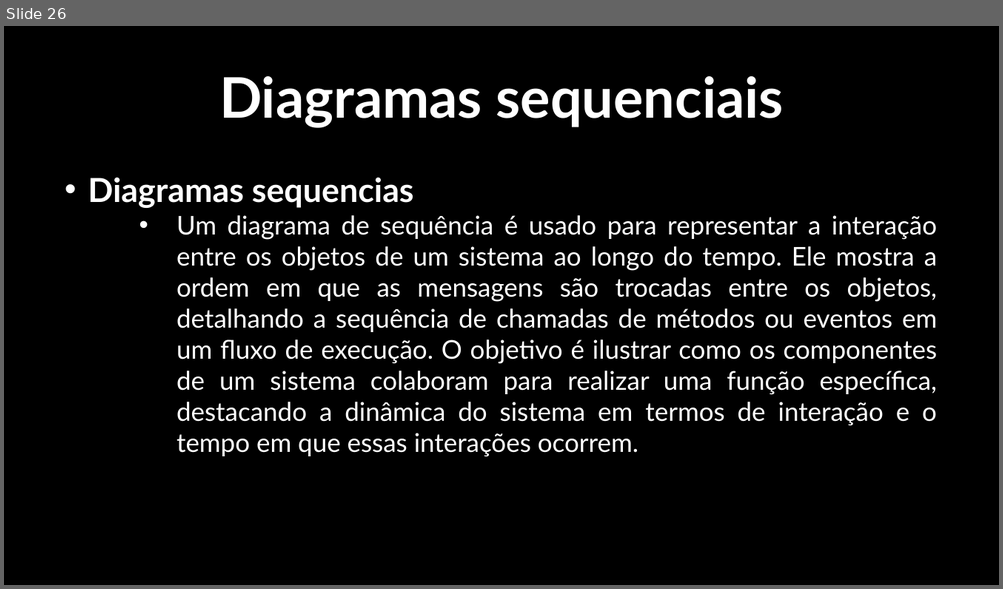
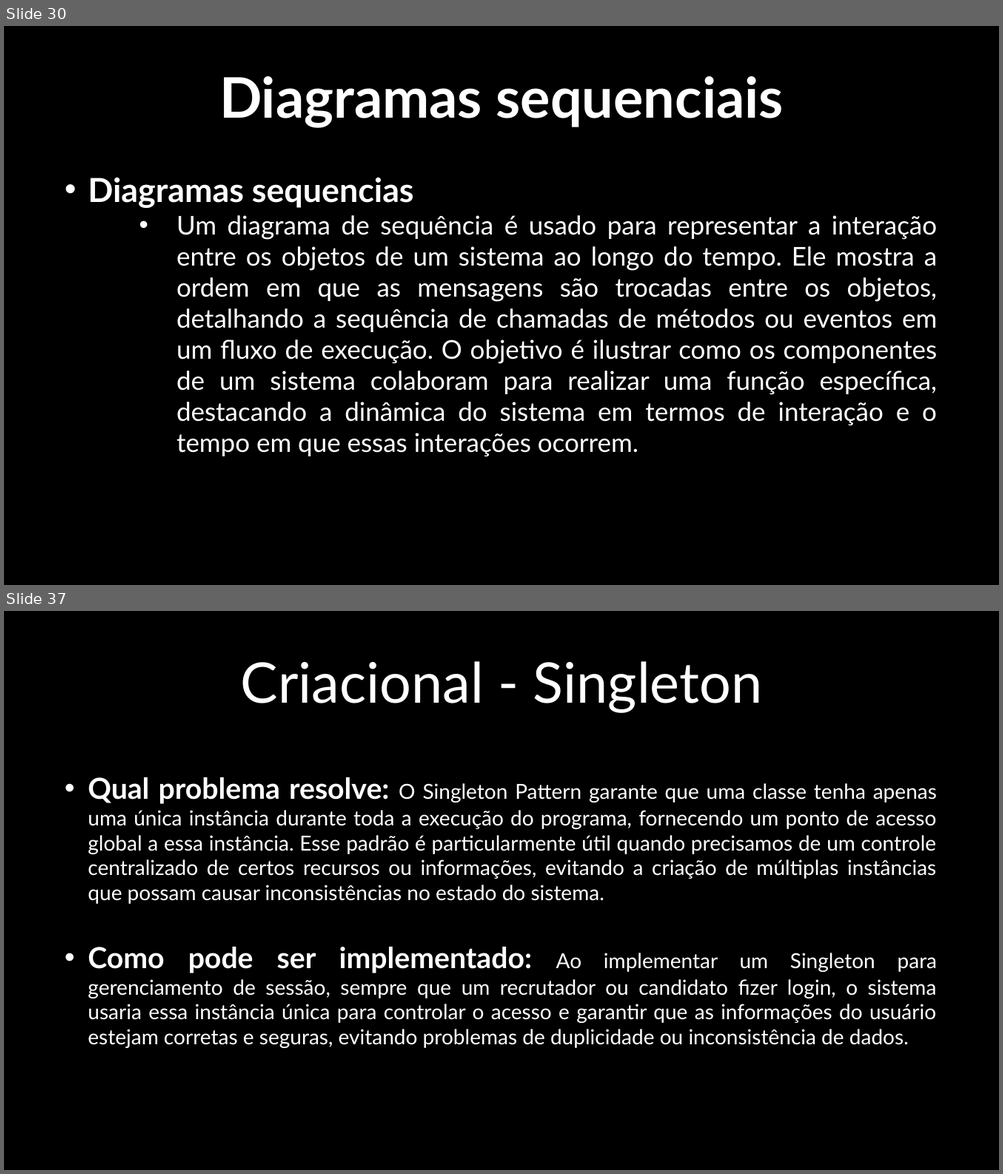
Before and after one commit to kaykymatos/analise-e-projeto-de-sistema-2, a slide deck: ProjetoDesenvolvidoPeloGrupo/Apresentação.pptx. Shown one above the other, each under a label of ours: slide 26 before the commit, slides 30 and 37 after it; the slides between them are not shown. The pictures are 1003x589 and 1003x1174 pixels, drawn with LibreOffice and Linux fonts; fonts in the diff are those of the drawing; background and template pictures are left out. Boxes give left, top, right and bottom in pixels: in the first picture for what was removed or moved away, otherwise in the second. Text is boxed around its words. In the diff, an @@ line names an element or a change of style, - is before the commit and + after.

```diff
--- a/ProjetoDesenvolvidoPeloGrupo/Apresentação.pptx
+++ b/ProjetoDesenvolvidoPeloGrupo/Apresentação.pptx
@@ slide 37 added at <box>4,611,999,1170</box>, background picture (left out) @@
@@ text added at <box>241,661,762,713</box>, 54 pt, text #FFFFFF @@
+Criacional - Singleton
@@ text added at <box>88,777,937,1048</box>, 20 pt, text #FFFFFF @@
+• Qual problema resolve: O Singleton Pattern garante que uma classe tenha apenas uma única instância durante toda a execução do programa, fornecendo um ponto de acesso global a essa instância. Esse padrão é particularmente útil quando precisamos de um controle centralizado de certos recursos ou informações, evitando a criação de múltiplas instâncias que possam causar inconsistências no estado do sistema.
+• Como pode ser implementado: Ao implementar um Singleton para gerenciamento de sessão, sempre que um recrutador ou candidato fizer login, o sistema usaria essa instância única para controlar o acesso e garantir que as informações do usuário estejam corretas e seguras, evitando problemas de duplicidade ou inconsistência de dados.
@@ what was slide 26 is now slide 30 @@
```
Also in this commit, not shown: 4 slides changed, 18 other slides added, 2 slides removed, 50 other files.
